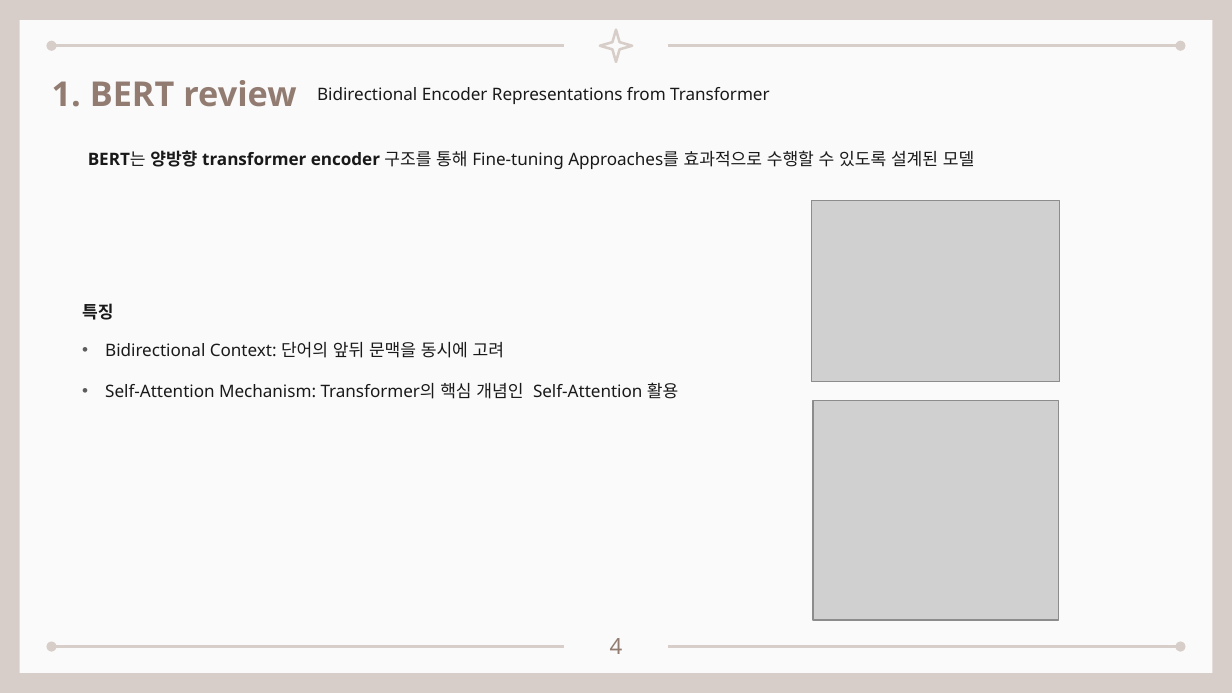
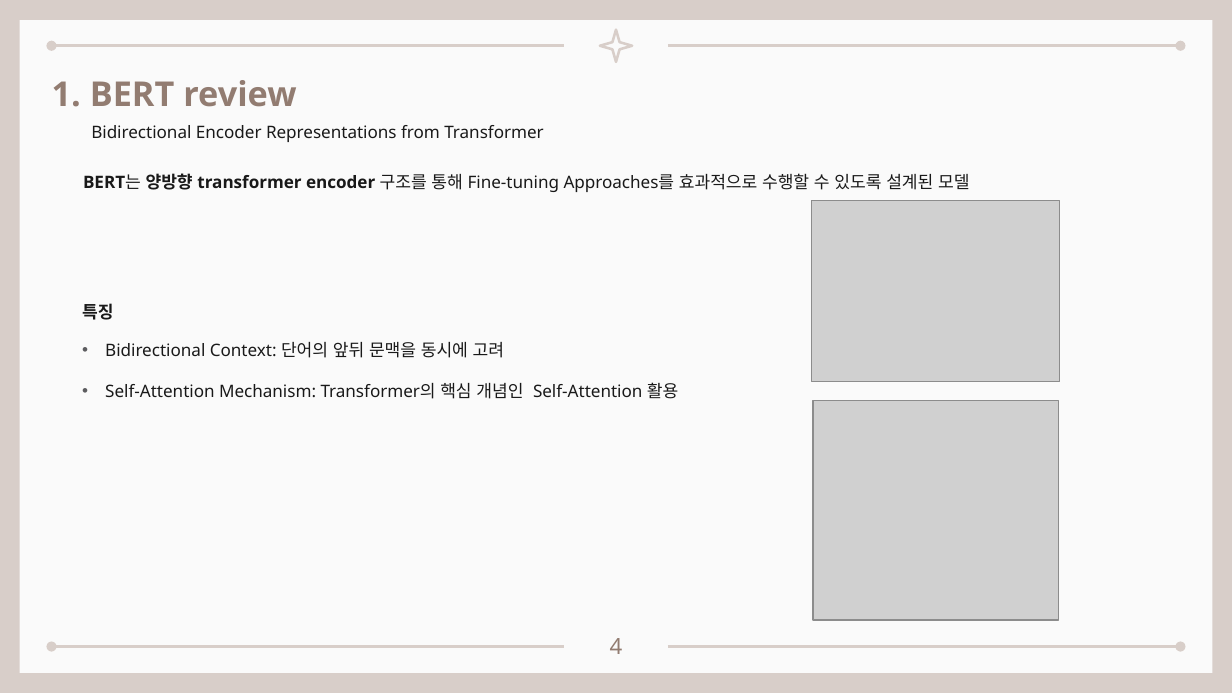
Before and after one commit to seungdeng/DELab, a slide deck: slide 4 of PPT/DSLab_이승건_BERT멘토링발표.pptx. Drawn at 1232x693 pixels with LibreOffice and Linux fonts; fonts in the diff are those of the drawing; grey boxes stand for pictures. Boxes give left, top, right and bottom in pixels: in the first picture for what was removed or moved away, otherwise in the second. Text is boxed around its words. In the diff, an @@ line names an element or a change of style, - is before the commit and + after.

```diff
--- a/PPT/DSLab_이승건_BERT멘토링발표.pptx
+++ b/PPT/DSLab_이승건_BERT멘토링발표.pptx
@@ text "Bidirectional Encoder Representations from Transformer": place and size @@
-text "Bidirectional Encoder Representations from Transformer" at [317, 87, 769, 104]
+text "Bidirectional Encoder Representations from Transformer" at [91, 125, 543, 142]
@@ text "BERT는 양방향 transformer encoder 구조를 ...": place and size @@
-text "BERT는 양방향 transformer encoder 구조를 ..." at [88, 150, 974, 169]
+text "BERT는 양방향 transformer encoder 구조를 ..." at [83, 173, 969, 192]
```
Also in this commit, not shown: 17 other slides changed, 1 other file.
